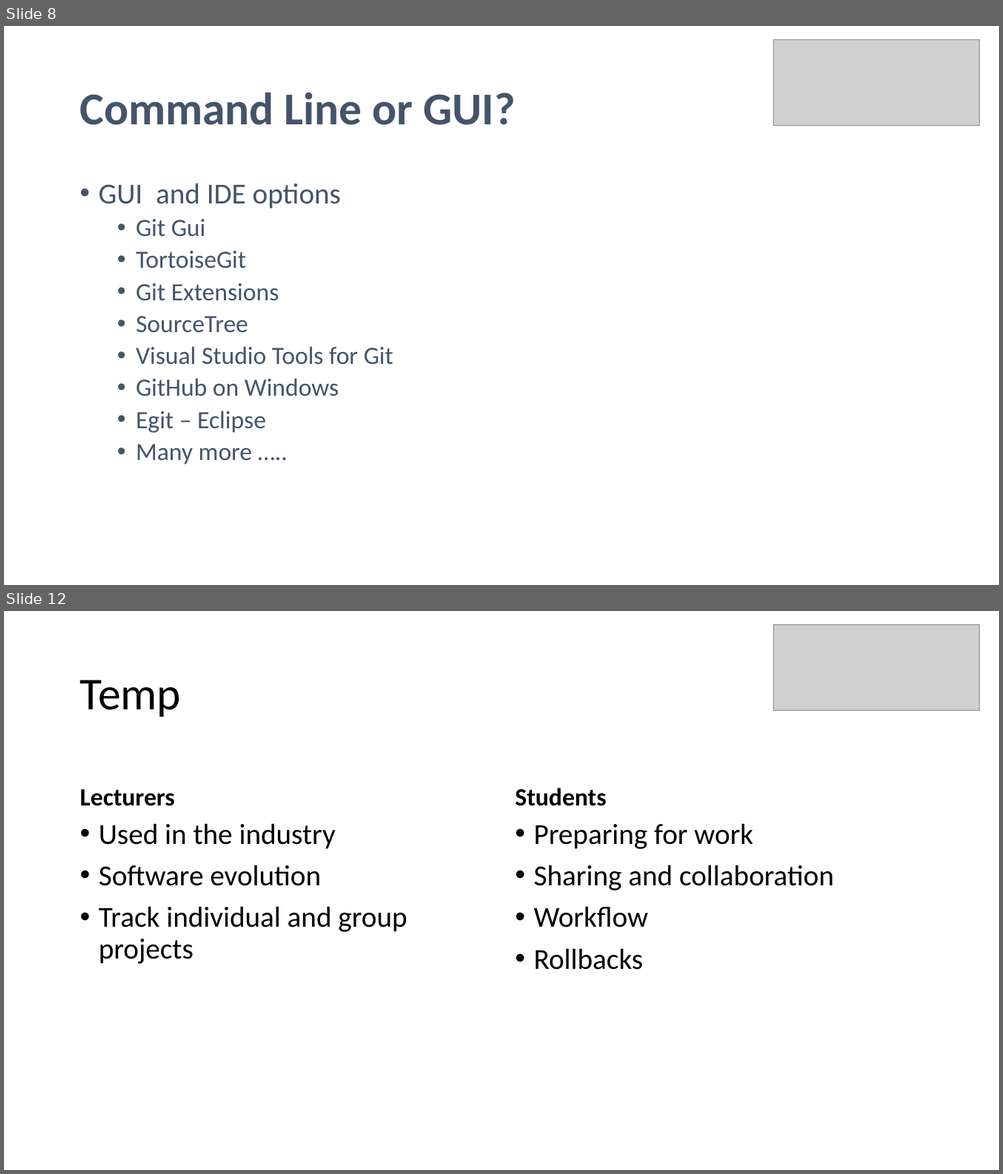
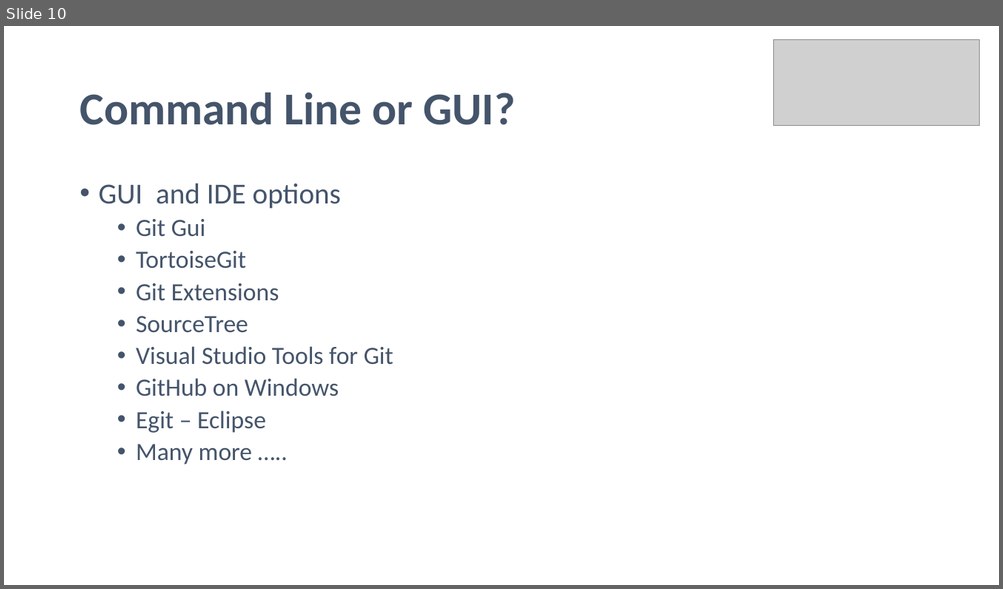
Before and after one commit to noelmcgrath/GitPresentation, a slide deck: Introduction to Git and GitHub.pptx. Shown one above the other, each under a label of ours: slides 8 and 12 before the commit, slide 10 after it; the slides between them are not shown. The pictures are 1003x1174 and 1003x589 pixels, drawn with LibreOffice and Linux fonts; fonts in the diff are those of the drawing; grey boxes stand for pictures. Boxes give left, top, right and bottom in pixels: in the first picture for what was removed or moved away, otherwise in the second. Text is boxed around its words. In the diff, an @@ line names an element or a change of style, - is before the commit and + after.

```diff
--- a/Introduction to Git and GitHub.pptx
+++ b/Introduction to Git and GitHub.pptx
@@ slide 12 removed at (4, 611, 999, 1170), background #FFFFFF @@
@@ picture removed at (774, 625, 980, 711) @@
@@ title removed at (80, 680, 182, 717) @@
-Temp
@@ text removed at (515, 788, 606, 806) @@
-Students
@@ text removed at (80, 789, 175, 806) @@
-Lecturers
@@ text removed at (99, 823, 407, 964) @@
-• Used in the industry
-• Software evolution
-• Track individual and group projects
@@ text removed at (534, 823, 834, 970) @@
-• Preparing for work
-• Sharing and collaboration
-• Workflow
-• Rollbacks
@@ what was slide 8 is now slide 10 @@
```
Also in this commit, not shown: 6 slides changed, 4 slides added, 1 other file.
